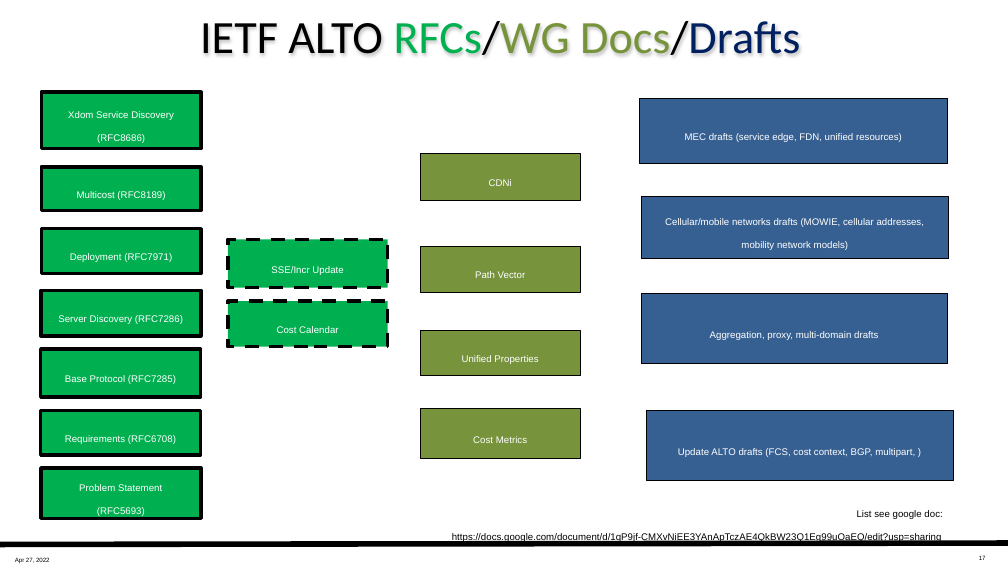
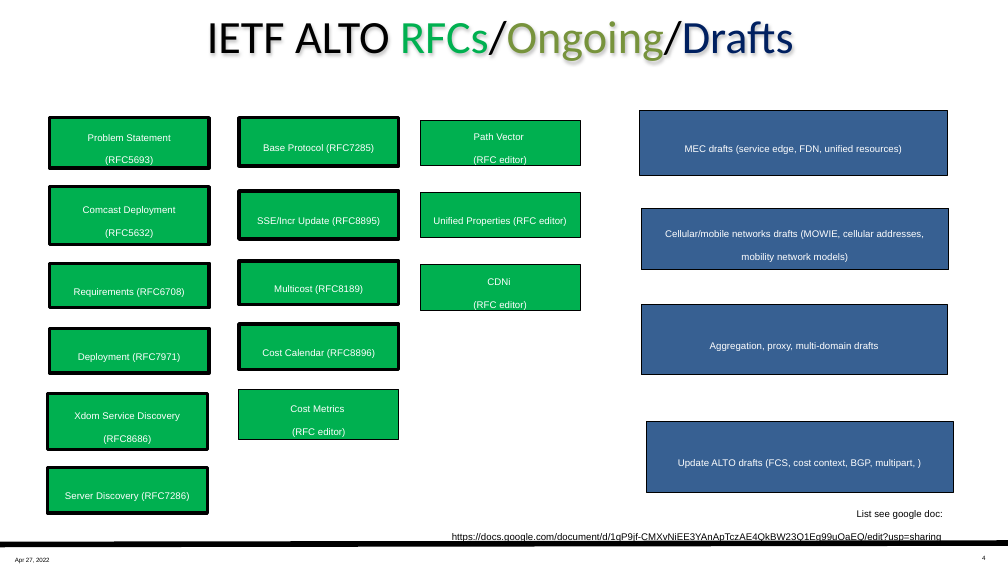
Before and after one commit to ietf-wg-alto/wg-materials, a slide deck: slide 4 of working-documents/wclg-doma/slides-doma-overview-2022-04-27.pptx (slide 17 before the commit). Drawn at 1008x567 pixels with LibreOffice and Linux fonts; fonts in the diff are those of the drawing. Boxes give left, top, right and bottom in pixels: in the first picture for what was removed or moved away, otherwise in the second. Text is boxed around its words. In the diff, an @@ line names an element or a change of style, - is before the commit and + after.

```diff
--- a/working-documents/wclg-doma/slides-doma-overview-2022-04-27.pptx
+++ b/working-documents/wclg-doma/slides-doma-overview-2022-04-27.pptx
@@ title at (207, 21, 793, 62): text changed @@
-IETF ALTO RFCs/WG Docs/Drafts
+IETF ALTO RFCs/Ongoing/Drafts
@@ rectangle "Problem Statement": place and size @@
-rectangle "Problem Statement" at (41, 468, 202, 518)
+rectangle "Problem Statement" at (49, 118, 210, 168)
@@ rectangle "Base Protocol (RFC7285)": place and size @@
-rectangle "Base Protocol (RFC7285)" at (40, 349, 201, 397)
+rectangle "Base Protocol (RFC7285)" at (239, 118, 399, 166)
@@ rectangle "Path Vector (RFC editor)": place and size @@
-rectangle "Path Vector (RFC editor)" at (420, 247, 581, 292)
+rectangle "Path Vector (RFC editor)" at (420, 120, 581, 165)
@@ text in rectangle at (474, 133, 523, 140): text changed @@
-Path Vector
+Path Vector
+(RFC editor)
@@ rectangle added at (49, 186, 210, 245), fill #00B050, outline #000000 2.5 pt, 12 pt, text #FFFFFF @@
+Comcast Deployment
+(RFC5632)
@@ rectangle "SSE/Incr Update (RFC8895)" at (239, 191, 399, 239): outline #000000 2.5 pt dashed to #000000 2.5 pt @@
@@ rectangle "SSE/Incr Update (RFC8895)": place and size @@
-rectangle "SSE/Incr Update (RFC8895)" at (228, 240, 388, 288)
+rectangle "SSE/Incr Update (RFC8895)" at (239, 191, 399, 239)
@@ rectangle "Unified Properties (RFC editor)": place and size @@
-rectangle "Unified Properties (RFC editor)" at (420, 331, 581, 375)
+rectangle "Unified Properties (RFC editor)" at (420, 193, 581, 237)
@@ 4 rectangles: place and size @@
-4 rectangles at (640, 99, 954, 481)
+4 rectangles at (640, 110, 954, 493)
@@ text in rectangle at (257, 217, 380, 226): text changed @@
-SSE/Incr Update
+SSE/Incr Update (RFC8895)
@@ text in rectangle at (433, 217, 566, 226): text changed @@
-Unified Properties
+Unified Properties (RFC editor)
@@ rectangle "Requirements (RFC6708)": place and size @@
-rectangle "Requirements (RFC6708)" at (40, 410, 201, 455)
+rectangle "Requirements (RFC6708)" at (49, 263, 210, 307)
@@ rectangle "Multicost (RFC8189)": place and size @@
-rectangle "Multicost (RFC8189)" at (41, 166, 202, 210)
+rectangle "Multicost (RFC8189)" at (239, 261, 399, 304)
@@ fill #77933C to #00B050 in 4 elements at (239, 389, 399, 439), (420, 120, 581, 165), (420, 193, 581, 237), (420, 264, 581, 311) @@
@@ rectangle "CDNi (RFC editor)": place and size @@
-rectangle "CDNi (RFC editor)" at (420, 153, 581, 201)
+rectangle "CDNi (RFC editor)" at (420, 264, 581, 311)
@@ text in rectangle at (473, 278, 526, 311): text changed @@
-CDNi
+CDNi
+(RFC editor)
@@ rectangle "Deployment (RFC7971)": place and size @@
-rectangle "Deployment (RFC7971)" at (41, 229, 202, 273)
+rectangle "Deployment (RFC7971)" at (49, 329, 210, 373)
@@ rectangle "Cost Calendar (RFC8896)": place and size @@
-rectangle "Cost Calendar (RFC8896)" at (228, 301, 388, 347)
+rectangle "Cost Calendar (RFC8896)" at (239, 324, 399, 369)
@@ rectangle "Cost Calendar (RFC8896)" at (239, 324, 399, 369): outline #000000 2.5 pt dashed to #000000 2.5 pt @@
@@ text in rectangle at (262, 349, 375, 358): text changed @@
-Cost Calendar
+Cost Calendar (RFC8896)
@@ rectangle "Cost Metrics (RFC editor)": place and size @@
-rectangle "Cost Metrics (RFC editor)" at (420, 408, 581, 459)
+rectangle "Cost Metrics (RFC editor)" at (239, 389, 399, 439)
@@ rectangle "Xdom Service Discovery (RFC8686)": place and size @@
-rectangle "Xdom Service Discovery (RFC8686)" at (41, 92, 202, 148)
+rectangle "Xdom Service Discovery (RFC8686)" at (47, 393, 208, 450)
@@ text in rectangle at (290, 405, 345, 437): text changed @@
-Cost Metrics
+Cost Metrics
+(RFC editor)
@@ rectangle "Server Discovery (RFC7286)": place and size @@
-rectangle "Server Discovery (RFC7286)" at (41, 290, 202, 336)
+rectangle "Server Discovery (RFC7286)" at (47, 468, 208, 513)
@@ page number at (982, 556, 985, 560): text changed @@
-17
+4
```
Also in this commit, not shown: 5 other slides changed, 7 slides added, 5 other files.
